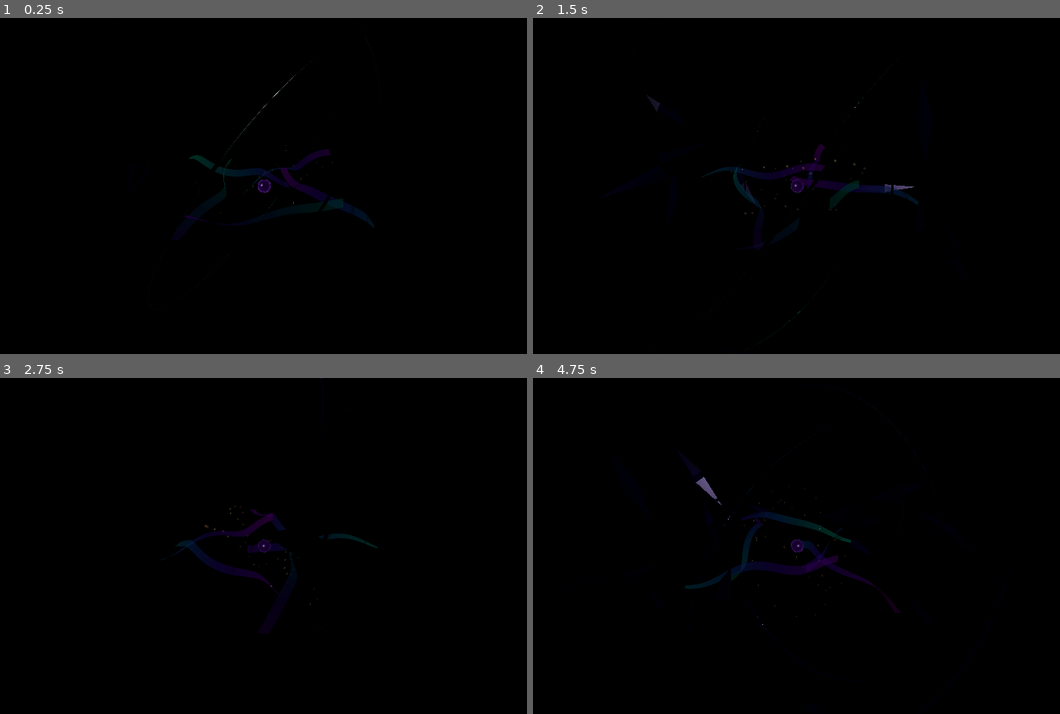
Above: before the commit, frames 1-4 (two rows, left to right).
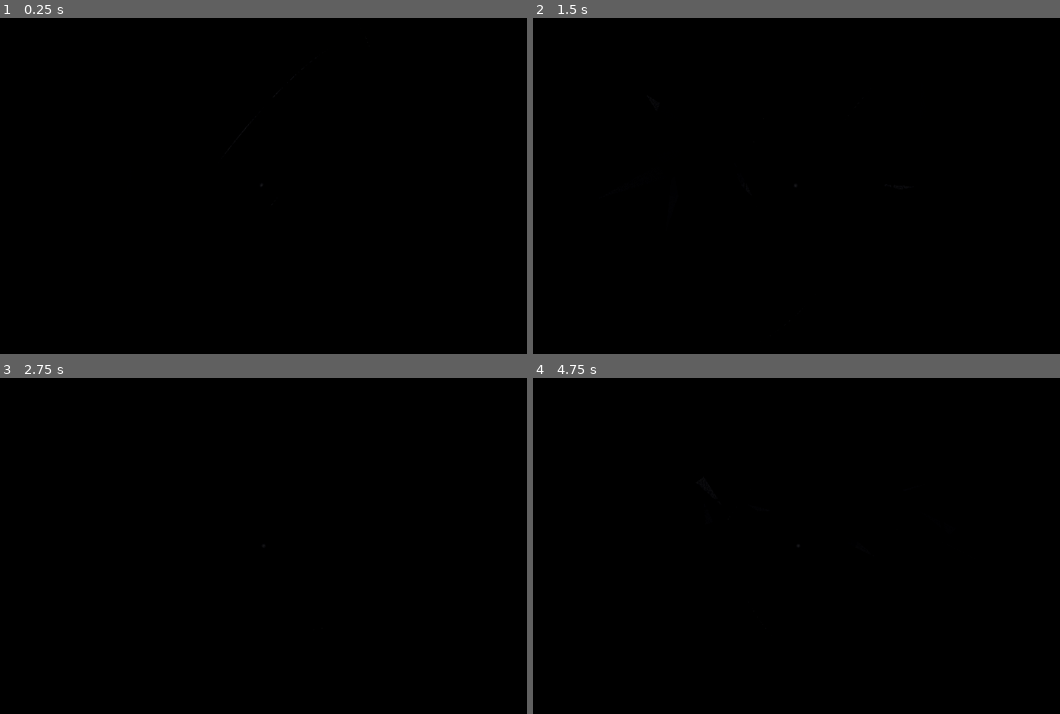
Above: after the commit, the same moments.

Repository: mralex/GodotVisualizerHacks
Game: Godot game, scene res://Main.tscn
Same seed, same stepped clock (60 frames per second), same inputs: the game is played once before the commit and once after it.
Inputs:
- Up to frame 1 (0.25 s): no input
- Up to frame 2 (1.5 s): no input
- Up to frame 3 (2.75 s): no input
- Up to frame 4 (4.75 s): no input

The runs differ from the first frame. In frame 1, 1.1% of the frame differs, in the area x 34-71%, y 16-63%; in frame 2, 1.3%; in frame 3, 1.0%; in frame 4, 1.6%, in the area x 28-66%, y 25-75%.

Commit message:
More industrial

Diff:
--- a/Main.tscn
+++ b/Main.tscn
@@ -5,19 +5,19 @@
 
 [sub_resource type="Environment" id="Environment_world"]
 background_mode = 1
-background_color = Color(0.01, 0.01, 0.02, 1)
+background_color = Color(0.005, 0.005, 0.008, 1)
 ambient_light_source = 2
-ambient_light_color = Color(0.15, 0.08, 0.2, 1)
-ambient_light_energy = 0.2
+ambient_light_color = Color(0.06, 0.06, 0.07, 1)
+ambient_light_energy = 0.1
 tonemap_mode = 2
-tonemap_exposure = 0.9
+tonemap_exposure = 0.8
 glow_enabled = true
-glow_intensity = 1.2
-glow_strength = 0.8
-glow_bloom = 0.3
+glow_intensity = 0.8
+glow_strength = 0.6
+glow_bloom = 0.2
 glow_blend_mode = 0
-glow_hdr_scale = 1.5
-glow_hdr_luminance_cap = 8.0
+glow_hdr_scale = 1.2
+glow_hdr_luminance_cap = 6.0
 
 [node name="Main" type="Node3D" unique_id=1420660784]
 
@@ -35,6 +35,6 @@
 
 [node name="DirectionalLight3D" type="DirectionalLight3D" parent="." unique_id=656736862]
 transform = Transform3D(0.866025, -0.25, 0.433013, 0, 0.866025, 0.5, -0.5, -0.433013, 0.75, 0, 5, 0)
-light_color = Color(0.9, 0.85, 1, 1)
-light_energy = 0.3
+light_color = Color(0.85, 0.85, 0.9, 1)
+light_energy = 0.2
 shadow_enabled = true
--- a/abstract_bass_shader.gdshader
+++ b/abstract_bass_shader.gdshader
@@ -34,24 +34,20 @@
 }
 
 void fragment() {
-	vec3 color_low = vec3(0.15, 0.0, 0.3);
-	vec3 color_high = vec3(0.8, 0.1, 0.4);
-	vec3 base_color = mix(color_low, color_high, energy);
+	// Neutral gray base
+	float noise = fract(sin(dot(UV * 50.0 + time * 0.1, vec2(12.9898, 78.233))) * 43758.5453);
+	vec3 gray_base = vec3(0.08 + noise * 0.03);
 
-	// Iridescent effect based on view angle
-	float iridescence = dot(NORMAL, VIEW) * 0.5 + 0.5;
-	vec3 irid_color = vec3(
-		sin(iridescence * 6.28 + time) * 0.5 + 0.5,
-		sin(iridescence * 6.28 + time + 2.09) * 0.5 + 0.5,
-		sin(iridescence * 6.28 + time + 4.18) * 0.5 + 0.5
-	);
-	base_color = mix(base_color, irid_color, energy * 0.4);
+	float fresnel = pow(1.0 - abs(dot(NORMAL, VIEW)), 4.0);
 
-	float fresnel = pow(1.0 - abs(dot(NORMAL, VIEW)), 2.5);
+	// Very subtle orange only on strong energy + edge
+	vec3 accent = vec3(0.6, 0.15, 0.0);
+	float accent_strength = fresnel * energy * energy * 0.15;
+	vec3 emission = accent * accent_strength;
 
-	ALBEDO = base_color * 0.6;
-	EMISSION = base_color * fresnel * energy * 1.2;
+	ALBEDO = gray_base;
+	EMISSION = emission;
 	METALLIC = 0.4;
-	ROUGHNESS = 0.3;
-	ALPHA = 0.85 + energy * 0.15;
+	ROUGHNESS = 0.6 + noise * 0.2;
+	ALPHA = 0.95;
 }
--- a/abstract_high_shader.gdshader
+++ b/abstract_high_shader.gdshader
@@ -24,21 +24,25 @@
 }
 
 void fragment() {
-	// Bright point-like appearance
 	vec2 uv = UV * 2.0 - 1.0;
 	float dist = length(uv);
 
-	// Soft circular falloff
+	// Soft falloff
 	float alpha = 1.0 - smoothstep(0.0, 1.0, dist);
-	alpha = pow(alpha, 1.5 - energy);
+	alpha = pow(alpha, 1.5);
 
-	// Color: white core, colored edge
-	vec3 core_color = vec3(1.0, 0.95, 0.8);
-	vec3 edge_color = vec3(1.0, 0.6, 0.2);
-	vec3 color = mix(edge_color, core_color, alpha);
+	// Gray particles
+	vec3 gray = vec3(0.25);
 
 	// Flicker
-	float flicker = sin(time * 15.0 + particle_id * 7.0) * 0.3 + 0.7;
+	float noise = fract(sin(time * 15.0 + particle_id * 13.7) * 43758.5453);
+	float flicker = 0.8 + noise * 0.2;
 
-	ALBEDO = color * alpha * (0.3 + energy * 1.5) * flicker;
+	// Very subtle warm tint only at high energy
+	vec3 warm = vec3(0.3, 0.1, 0.05);
+	vec3 color = gray + warm * energy * energy * 0.2;
+
+	float visibility = smoothstep(0.05, 0.15, energy);
+
+	ALBEDO = color * alpha * (0.2 + energy * 0.4) * flicker * visibility;
 }
--- a/abstract_mid_shader.gdshader
+++ b/abstract_mid_shader.gdshader
@@ -26,32 +26,18 @@
 }
 
 void fragment() {
-	// Flowing color based on position and time
-	float hue = fract(time * 0.1 + UV.x * 0.3 + energy * 0.5);
+	// Neutral gray
+	float noise = fract(sin(dot(UV * 80.0, vec2(12.9898, 78.233))) * 43758.5453);
+	vec3 gray_base = vec3(0.1 + noise * 0.04);
 
-	// HSV to RGB
-	vec3 color;
-	float h = hue * 6.0;
-	float c = 0.7 + energy * 0.3;
-	float x = c * (1.0 - abs(mod(h, 2.0) - 1.0));
-	if (h < 1.0) color = vec3(c, x, 0.0);
-	else if (h < 2.0) color = vec3(x, c, 0.0);
-	else if (h < 3.0) color = vec3(0.0, c, x);
-	else if (h < 4.0) color = vec3(0.0, x, c);
-	else if (h < 5.0) color = vec3(x, 0.0, c);
-	else color = vec3(c, 0.0, x);
+	float fresnel = pow(1.0 - abs(dot(NORMAL, VIEW)), 4.0);
 
-	// Shift toward teal/cyan
-	color = mix(vec3(0.0, 0.5, 0.6), color, 0.5 + energy * 0.5);
+	// Very faint red-orange rim only at high energy
+	vec3 accent = vec3(0.5, 0.1, 0.0);
+	vec3 emission = accent * fresnel * energy * energy * 0.1;
 
-	float fresnel = pow(1.0 - abs(dot(NORMAL, VIEW)), 2.0);
-
-	// Wireframe-like edge glow
-	float edge = 1.0 - abs(dot(NORMAL, VIEW));
-	edge = smoothstep(0.3, 0.8, edge);
-
-	ALBEDO = color * 0.5;
-	EMISSION = color * (fresnel * 0.8 + edge * 0.5) * energy;
-	METALLIC = 0.6;
-	ROUGHNESS = 0.2;
+	ALBEDO = gray_base;
+	EMISSION = emission;
+	METALLIC = 0.5;
+	ROUGHNESS = 0.5 + noise * 0.2;
 }
--- a/background_shader.gdshader
+++ b/background_shader.gdshader
@@ -1,13 +1,11 @@
 shader_type spatial;
 render_mode unshaded, cull_front;
 
-// Reactive background with patterns
 uniform float bass : hint_range(0.0, 1.0) = 0.0;
 uniform float mid : hint_range(0.0, 1.0) = 0.0;
 uniform float high : hint_range(0.0, 1.0) = 0.0;
 uniform float time = 0.0;
 
-// Noise function
 float hash(vec2 p) {
 	return fract(sin(dot(p, vec2(127.1, 311.7))) * 43758.5453);
 }
@@ -16,76 +14,46 @@
 	vec2 i = floor(p);
 	vec2 f = fract(p);
 	f = f * f * (3.0 - 2.0 * f);
-
 	float a = hash(i);
 	float b = hash(i + vec2(1.0, 0.0));
 	float c = hash(i + vec2(0.0, 1.0));
 	float d = hash(i + vec2(1.0, 1.0));
-
 	return mix(mix(a, b, f.x), mix(c, d, f.x), f.y);
-}
-
-float fbm(vec2 p) {
-	float value = 0.0;
-	float amplitude = 0.5;
-	for (int i = 0; i < 5; i++) {
-		value += amplitude * noise(p);
-		p *= 2.0;
-		amplitude *= 0.5;
-	}
-	return value;
 }
 
 void fragment() {
 	vec2 uv = UV * 2.0 - 1.0;
 	float total = (bass + mid + high) / 3.0;
-
-	// Radial coordinates
-	float angle = atan(uv.y, uv.x);
 	float radius = length(uv);
 
-	// Layer 1: Rotating rays (bass)
-	float rays = sin(angle * 8.0 + time * 2.0 + bass * 5.0) * 0.5 + 0.5;
-	rays = pow(rays, 3.0 - bass * 2.0);
-	vec3 ray_color = vec3(0.4, 0.1, 0.5) * rays * bass;
+	// Dark gray base
+	vec3 color = vec3(0.02);
 
-	// Layer 2: Concentric rings (mid)
-	float rings = sin(radius * 20.0 - time * 4.0 - mid * 10.0) * 0.5 + 0.5;
-	rings = pow(rings, 2.0);
-	vec3 ring_color = vec3(0.0, 0.4, 0.5) * rings * mid;
+	// Noise grain
+	float grain = noise(uv * 80.0 + time * 0.3) * 0.02;
+	color += vec3(grain);
 
-	// Layer 3: Noise clouds (high)
-	vec2 noise_uv = uv * 3.0 + time * 0.5;
-	float n = fbm(noise_uv + fbm(noise_uv + time * 0.3));
-	n = pow(n, 1.5 - high);
-	vec3 noise_color = vec3(0.8, 0.6, 0.2) * n * high * 0.5;
+	// Subtle grid (very faint gray)
+	vec2 grid_uv = uv * 8.0;
+	float grid = max(
+		smoothstep(0.94, 1.0, abs(sin(grid_uv.x))),
+		smoothstep(0.94, 1.0, abs(sin(grid_uv.y)))
+	);
+	color += vec3(0.03) * grid * total * 0.5;
 
-	// Layer 4: Grid pattern
-	vec2 grid_uv = uv * 10.0;
-	float grid = smoothstep(0.9, 1.0, max(
-		abs(sin(grid_uv.x + time)),
-		abs(sin(grid_uv.y + time * 0.7))
-	));
-	vec3 grid_color = vec3(0.2, 0.3, 0.5) * grid * total * 0.3;
+	// Very rare, subtle warm spots on strong bass
+	float ember_noise = noise(uv * 4.0 + time * 0.15);
+	float embers = smoothstep(0.88, 0.95, ember_noise) * bass * bass;
+	color += vec3(0.15, 0.03, 0.0) * embers * 0.1;
 
-	// Layer 5: Spiral
-	float spiral = sin(angle * 3.0 + radius * 10.0 - time * 3.0);
-	spiral = smoothstep(0.7, 1.0, spiral);
-	vec3 spiral_color = vec3(0.6, 0.2, 0.4) * spiral * total * 0.4;
+	// Vignette
+	float vignette = 1.0 - smoothstep(0.3, 1.2, radius);
+	color *= vignette * 0.9 + 0.1;
 
-	// Combine layers
-	vec3 color = ray_color + ring_color + noise_color + grid_color + spiral_color;
+	// Subtle flicker
+	float flicker = 0.97 + noise(vec2(time * 4.0, 0.0)) * 0.03;
+	color *= flicker;
 
-	// Add base dark color
-	color += vec3(0.02, 0.01, 0.04);
-
-	// Fade at edges
-	float fade = 1.0 - smoothstep(0.3, 1.0, radius);
-	color *= fade * 0.6;
-
-	// Pulsing brightness
-	color *= 0.8 + total * 0.5;
-
-	ALBEDO = color * 0.7;
+	ALBEDO = color;
 	EMISSION = color * 0.5;
 }
--- a/orb_shader.gdshader
+++ b/orb_shader.gdshader
@@ -6,49 +6,24 @@
 uniform float high : hint_range(0.0, 1.0) = 0.0;
 uniform float time = 0.0;
 
-// Center orb: Responds to all frequencies with layered effects
 void fragment() {
-	// Map frequencies to colors
-	vec3 bass_color = vec3(0.8, 0.1, 0.3);  // Red/magenta
-	vec3 mid_color = vec3(0.1, 0.8, 0.6);   // Teal
-	vec3 high_color = vec3(1.0, 0.9, 0.3);  // Yellow
+	float total = (bass + mid + high) / 3.0;
 
-	// Create layered noise patterns for each frequency
+	// Noise for texture
 	vec2 uv = UV * 2.0 - 1.0;
+	float noise = fract(sin(dot(uv * 30.0 + time * 0.1, vec2(12.9898, 78.233))) * 43758.5453);
 
-	// Bass: slow, large waves
-	float bass_pattern = sin(length(uv) * 5.0 - time * 2.0 + bass * 3.0);
-	bass_pattern = bass_pattern * 0.5 + 0.5;
+	// Gray base
+	vec3 gray_base = vec3(0.1 + noise * 0.03);
 
-	// Mid: medium swirling
-	float angle = atan(uv.y, uv.x);
-	float mid_pattern = sin(angle * 4.0 + time * 3.0 + length(uv) * 8.0);
-	mid_pattern = mid_pattern * 0.5 + 0.5;
+	float fresnel = pow(1.0 - abs(dot(NORMAL, VIEW)), 4.0);
 
-	// High: fast, fine detail
-	float high_pattern = sin(uv.x * 20.0 + time * 8.0) * sin(uv.y * 20.0 - time * 6.0);
-	high_pattern = high_pattern * 0.5 + 0.5;
+	// Very subtle warm rim
+	vec3 accent = vec3(0.5, 0.12, 0.0);
+	vec3 emission = accent * fresnel * total * total * 0.12;
 
-	// Combine colors weighted by energy and patterns
-	vec3 color = bass_color * bass * bass_pattern +
-	             mid_color * mid * mid_pattern +
-	             high_color * high * high_pattern;
-
-	// Add base glow
-	color += vec3(0.1, 0.05, 0.15);
-
-	// Strong fresnel effect
-	float fresnel = pow(1.0 - abs(dot(NORMAL, VIEW)), 2.5);
-
-	// Core glow based on total energy
-	float total = (bass + mid + high) / 3.0;
-	vec3 core_glow = mix(vec3(0.5, 0.2, 0.8), vec3(1.0, 1.0, 1.0), total);
-
-	// Pulsing
-	float pulse = sin(time * 4.0) * 0.3 + 0.7;
-
-	ALBEDO = color * 0.4;
-	EMISSION = color * 1.0 + core_glow * fresnel * (0.5 + total * 1.0) * pulse;
-	METALLIC = 0.2;
-	ROUGHNESS = 0.3;
+	ALBEDO = gray_base;
+	EMISSION = emission;
+	METALLIC = 0.4;
+	ROUGHNESS = 0.5 + noise * 0.15;
 }
--- a/post_process.gdshader
+++ b/post_process.gdshader
@@ -1,60 +1,53 @@
 shader_type canvas_item;
 
-// Smearing / motion trails effect with chromatic aberration
 uniform sampler2D screen_texture : hint_screen_texture, repeat_disable, filter_linear_mipmap;
-uniform float trail_strength : hint_range(0.0, 0.99) = 0.85;
 uniform float bass : hint_range(0.0, 1.0) = 0.0;
 uniform float mid : hint_range(0.0, 1.0) = 0.0;
 uniform float high : hint_range(0.0, 1.0) = 0.0;
 uniform float time = 0.0;
 
+float hash(vec2 p) {
+	return fract(sin(dot(p, vec2(127.1, 311.7))) * 43758.5453);
+}
+
 void fragment() {
 	vec2 uv = SCREEN_UV;
+	float total_energy = (bass + mid + high) / 3.0;
 
-	// Chromatic aberration amount based on audio
-	float total_energy = (bass + mid + high) / 3.0;
-	float aberration = 0.002 + total_energy * 0.008;
-
-	// Radial distortion from center
+	// Subtle chromatic aberration
 	vec2 center = vec2(0.5);
 	vec2 dir = uv - center;
 	float dist = length(dir);
+	float aberration = 0.001 + total_energy * 0.002;
 
-	// Pulsing distortion with bass
-	float pulse_distort = sin(dist * 10.0 - time * 3.0) * bass * 0.01;
-	vec2 distorted_uv = uv + normalize(dir) * pulse_distort;
-
-	// Sample with chromatic aberration
-	float r = texture(screen_texture, distorted_uv + dir * aberration).r;
-	float g = texture(screen_texture, distorted_uv).g;
-	float b = texture(screen_texture, distorted_uv - dir * aberration).b;
+	float r = texture(screen_texture, uv + dir * aberration).r;
+	float g = texture(screen_texture, uv).g;
+	float b = texture(screen_texture, uv - dir * aberration * 0.5).b;
 
 	vec3 color = vec3(r, g, b);
 
-	// Add subtle bloom/glow effect
-	vec3 bloom = vec3(0.0);
-	float bloom_size = 0.002 + total_energy * 0.003;
-	for (int i = 0; i < 8; i++) {
-		float angle = float(i) * 0.785398; // PI/4
-		vec2 offset = vec2(cos(angle), sin(angle)) * bloom_size;
-		bloom += texture(screen_texture, distorted_uv + offset).rgb;
-	}
-	bloom /= 8.0;
-	color += bloom * total_energy * 0.2;
+	// Film grain
+	float grain = hash(uv * 400.0 + time * 80.0);
+	float grain_strength = 0.04 + total_energy * 0.02;
+	color += (grain - 0.5) * grain_strength;
 
-	// Vignette that pulses with bass
-	float vignette = 1.0 - dist * (0.8 + bass * 0.4);
+	// Subtle scanlines
+	float scanline = sin(uv.y * 250.0) * 0.5 + 0.5;
+	scanline = smoothstep(0.3, 0.7, scanline);
+	color *= 0.97 + scanline * 0.03;
+
+	// Vignette
+	float vignette = 1.0 - dist * 0.5;
 	vignette = clamp(vignette, 0.0, 1.0);
 	color *= vignette;
 
-	// Scanlines for intensity
-	float scanline = sin(uv.y * 400.0 + time * 2.0) * 0.04 * high;
-	color -= scanline;
+	// Slight contrast boost
+	color = pow(color, vec3(1.05));
 
-	// Color tint based on frequencies
-	color.r += bass * 0.1;
-	color.g += mid * 0.05;
-	color.b += high * 0.1;
+	// Very subtle warm tint only in bright areas
+	float luma = dot(color, vec3(0.299, 0.587, 0.114));
+	vec3 warm_tint = vec3(1.02, 0.98, 0.95);
+	color *= mix(vec3(1.0), warm_tint, smoothstep(0.4, 0.8, luma) * 0.2);
 
 	COLOR = vec4(color, 1.0);
 }
--- a/ribbon_shader.gdshader
+++ b/ribbon_shader.gdshader
@@ -27,22 +27,23 @@
 }
 
 void fragment() {
-	// Gradient along ribbon
-	float gradient = UV.x;
+	// Gray ribbon
+	float noise = fract(sin(dot(UV * 100.0, vec2(12.9898, 78.233))) * 43758.5453);
+	vec3 gray_base = vec3(0.12 + noise * 0.03);
 
-	vec3 color1 = vec3(0.6, 0.1, 0.8); // Purple
-	vec3 color2 = vec3(0.1, 0.8, 0.7); // Cyan
-	vec3 color = mix(color1, color2, gradient + sin(time + ribbon_id) * 0.3);
+	// Edge mask
+	float edge = abs(UV.y - 0.5) * 2.0;
+	float edge_mask = 1.0 - smoothstep(0.7, 1.0, edge);
 
-	// Edge glow
-	float edge = abs(UV.y - 0.5) * 2.0;
-	edge = 1.0 - smoothstep(0.7, 1.0, edge);
+	float fresnel = pow(1.0 - abs(dot(NORMAL, VIEW)), 4.0);
 
-	float fresnel = pow(1.0 - abs(dot(NORMAL, VIEW)), 2.0);
+	// Very subtle warm edge glow
+	vec3 accent = vec3(0.4, 0.08, 0.0);
+	vec3 emission = accent * fresnel * energy * energy * 0.08;
 
-	ALBEDO = color * 0.4 * edge;
-	EMISSION = color * (fresnel * energy + 0.2) * edge;
-	ALPHA = edge * (0.6 + energy * 0.4);
-	METALLIC = 0.3;
-	ROUGHNESS = 0.4;
+	ALBEDO = gray_base * edge_mask;
+	EMISSION = emission * edge_mask;
+	ALPHA = edge_mask * (0.7 + energy * 0.15);
+	METALLIC = 0.4;
+	ROUGHNESS = 0.55 + noise * 0.15;
 }
--- a/spark_shader.gdshader
+++ b/spark_shader.gdshader
@@ -27,12 +27,12 @@
 	// Only visible when energy is present
 	float visibility = step(0.1, energy) * life * flicker;
 
-	// Color: white-hot core, yellow-orange edge
-	vec3 core_color = vec3(1.0, 1.0, 0.95);
-	vec3 edge_color = vec3(1.0, 0.6, 0.1);
+	// Sparks - the main orange pop, but still restrained
+	vec3 core_color = vec3(0.9, 0.4, 0.1);
+	vec3 edge_color = vec3(0.6, 0.1, 0.0);
 	vec3 color = mix(edge_color, core_color, core);
 
-	float alpha = (core * 2.0 + glow * 0.5) * visibility * energy;
+	float alpha = (core * 0.8 + glow * 0.1) * visibility * energy;
 
-	ALBEDO = color * alpha * 1.5;
+	ALBEDO = color * alpha * 0.7;
 }
